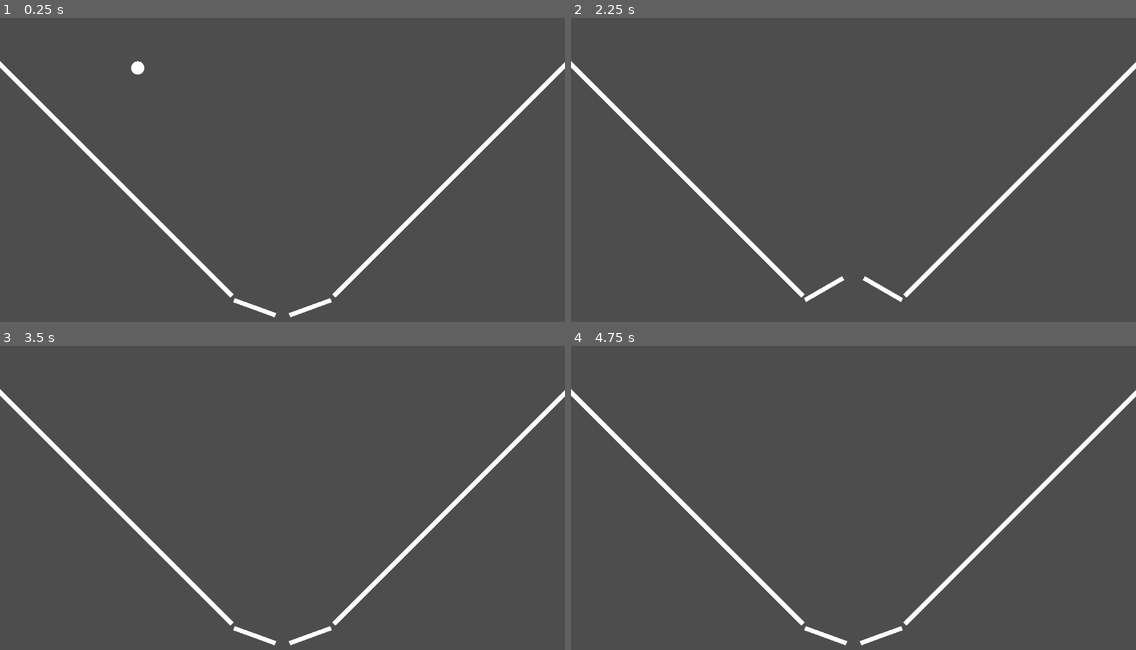
Above: before the commit, frames 1-4 (two rows, left to right).
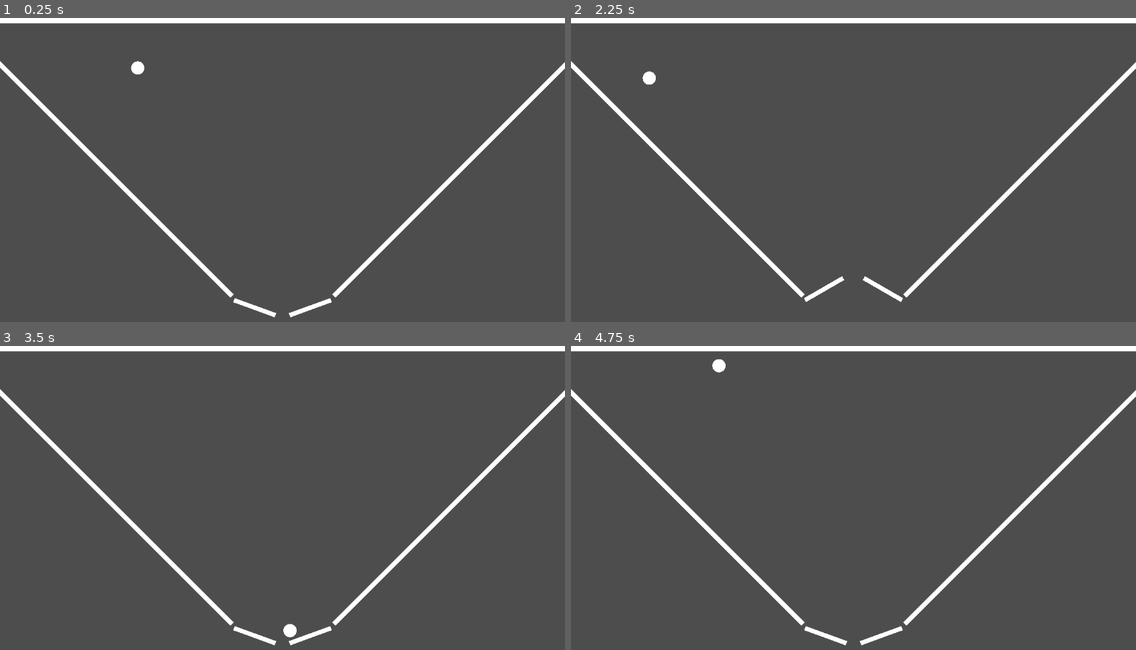
Above: after the commit, the same moments.

Repository: rielvis/SPiG_T4_PhPe
Game: Godot game, scene res://pinball_game/scenes/pinball_game.tscn
Two runs of this game, one before a commit and one after it. Both use one fixed random seed, a clock stepped at 60 frames per second and the inputs below.
Inputs:
- Up to frame 1 (0.25 s): no input
- Up to frame 2 (2.25 s): hold Right (rightArrow) 0.53-1.28 s; hold A (A) 0.53-1.28 s; hold Left (leftArrow) 1.28-2.03 s; tap D (D) at 1.35 s; hold Right (rightArrow) from 2.03 s (still down); hold A (A) from 2.03 s (still down)
- Up to frame 3 (3.5 s): keep holding Right (rightArrow); release A (A) at 2.78 s; tap D (D) at 2.85 s
- Up to frame 4 (4.75 s): release Right (rightArrow) at 3.53 s; hold A (A) 3.53-4.28 s; hold Left (leftArrow) from 3.53 s (still down); tap D (D) at 4.35 s

The runs differ from the first frame. In frame 1, 1.9% of the frame differs, in the area x 0-100%, y 0-2%; in frame 2, 1.9%, in the area x 0-100%, y 0-23%; in frame 3, 1.9%; in frame 4, 1.9%.

Commit message:
Added a ceiling to the level

Diff:
--- a/pinball_game/scenes/pinball_game.tscn
+++ b/pinball_game/scenes/pinball_game.tscn
@@ -18,7 +18,10 @@
 [node name="Walls2" parent="walls" instance=ExtResource("2_2r3y4")]
 position = Vector2(1110, 277)
 rotation = -0.785398
-scale = Vector2(1, 1)
+
+[node name="Walls3" parent="walls" instance=ExtResource("2_2r3y4")]
+position = Vector2(640, 5)
+scale = Vector2(1.5, 1.5)
 
 [node name="Ball" parent="." instance=ExtResource("3_7ds7p")]
 position = Vector2(312, 85)
